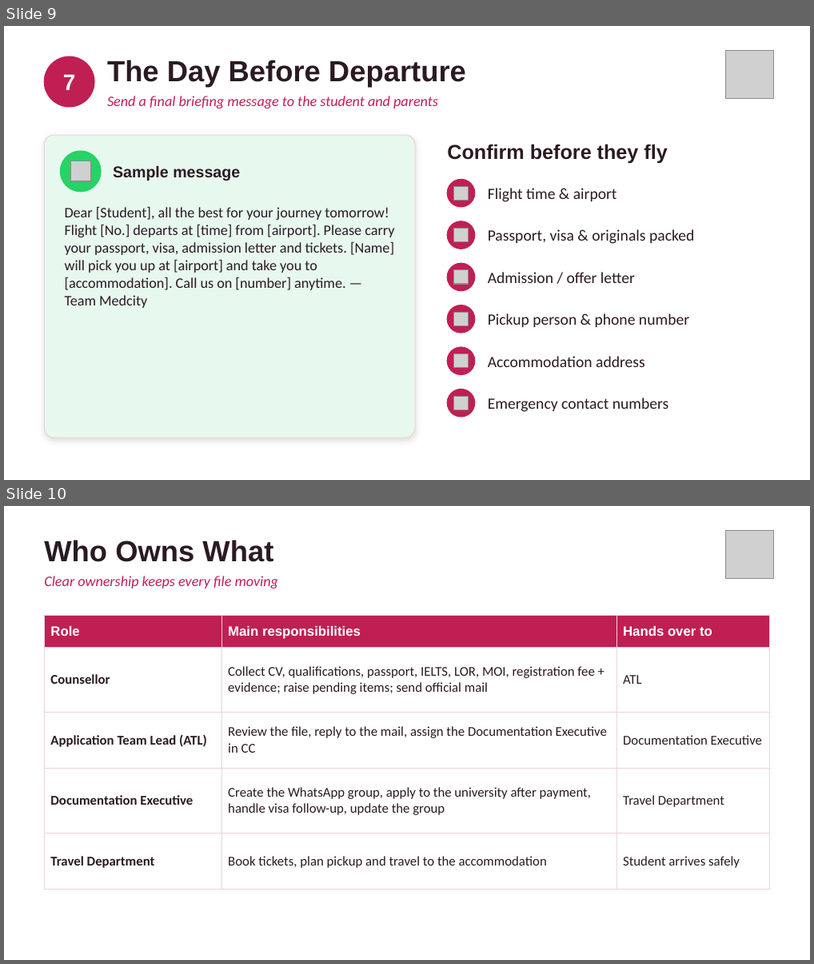
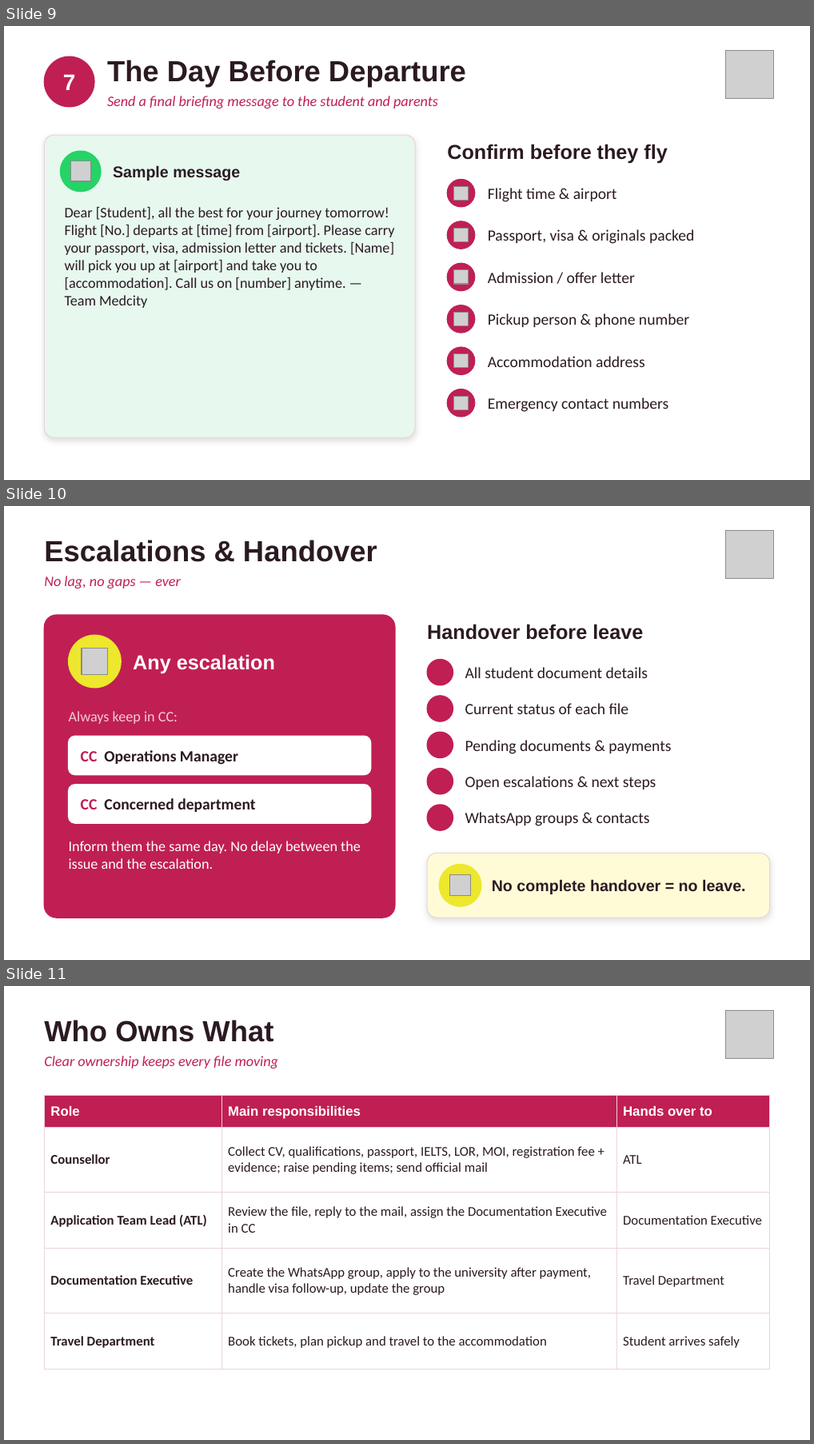
Before and after one commit to abijeethtiwariani-dot/alizon-os, a slide deck: Medcity_Operations_Workflow.pptx. Shown one above the other, each under a label of ours: slides 9 and 10 before the commit, slides 9, 10 and 11 after it. The pictures are 814x964 and 814x1444 pixels, drawn with LibreOffice and Linux fonts; fonts in the diff are those of the drawing; grey boxes stand for pictures; background and template pictures are left out. Boxes give left, top, right and bottom in pixels: in the first picture for what was removed or moved away, otherwise in the second. Text is boxed around its words. In the diff, an @@ line names an element or a change of style, - is before the commit and + after.

```diff
--- a/Medcity_Operations_Workflow.pptx
+++ b/Medcity_Operations_Workflow.pptx
@@ slide 10 added at bbox=[4, 506, 810, 960], background #FFFFFF @@
@@ text added at bbox=[44, 540, 378, 562], 26 pt, text #2B1A22, bold @@
+Escalations & Handover
@@ picture added at bbox=[726, 530, 774, 579] @@
@@ text added at bbox=[44, 576, 181, 588], 13 pt, text #C01F53, italic @@
+No lag, no gaps — ever
@@ rounded rectangle added at bbox=[44, 615, 395, 917], fill #C01F53, outline #C01F53 1 pt @@
@@ text added at bbox=[427, 624, 643, 640], 18 pt, text #2B1A22, bold @@
+Handover before leave
@@ ellipse added at bbox=[69, 635, 121, 688], fill #EDE72D, outline #EDE72D 1 pt @@
@@ picture added at bbox=[82, 648, 108, 675] @@
@@ text added at bbox=[133, 654, 275, 673], 18 pt, text #FFFFFF, bold @@
+Any escalation
@@ ellipse added at bbox=[427, 660, 453, 685], fill #C01F53, outline #C01F53 1 pt @@
@@ text added at bbox=[466, 667, 648, 678], 14 pt, text #2B1A22 @@
+All student document details
@@ ellipse added at bbox=[427, 696, 453, 721], fill #C01F53, outline #C01F53 1 pt @@
@@ text added at bbox=[69, 711, 178, 724], 13 pt, text #F6C9D7 @@
+Always keep in CC:
@@ text added at bbox=[466, 703, 630, 714], 14 pt, text #2B1A22 @@
+Current status of each file
@@ rounded rectangle added at bbox=[69, 736, 371, 775], fill #FFFFFF, outline #FFFFFF 1 pt @@
@@ ellipse added at bbox=[427, 732, 453, 757], fill #C01F53, outline #C01F53 1 pt @@
@@ text added at bbox=[466, 740, 671, 754], 14 pt, text #2B1A22 @@
+Pending documents & payments
@@ text added at bbox=[81, 750, 238, 764], 14 pt, text #2B1A22, bold @@
+CC Operations Manager
@@ ellipse added at bbox=[427, 768, 453, 794], fill #C01F53, outline #C01F53 1 pt @@
@@ rounded rectangle added at bbox=[69, 784, 371, 823], fill #FFFFFF, outline #FFFFFF 1 pt @@
@@ text added at bbox=[466, 776, 657, 789], 14 pt, text #2B1A22 @@
+Open escalations & next steps
@@ text added at bbox=[81, 798, 255, 812], 14 pt, text #2B1A22, bold @@
+CC Concerned department
@@ ellipse added at bbox=[427, 804, 453, 830], fill #C01F53, outline #C01F53 1 pt @@
@@ text added at bbox=[466, 812, 650, 826], 14 pt, text #2B1A22 @@
+WhatsApp groups & contacts
@@ text added at bbox=[69, 840, 361, 868], 13 pt, text #FFFFFF @@
+Inform them the same day. No delay between the issue and the escalation.
@@ rounded rectangle added at bbox=[427, 852, 770, 917], fill #FFFBD6, outline #EBD3DC 0.75 pt @@
@@ ellipse added at bbox=[439, 864, 482, 906], fill #EDE72D, outline #EDE72D 1 pt @@
@@ picture added at bbox=[450, 875, 471, 896] @@
@@ text added at bbox=[492, 879, 746, 894], 14 pt, text #2B1A22, bold @@
+No complete handover = no leave.
@@ what was slide 10 is now slide 11 @@
```
Also in this commit, not shown: 3 other slides added.
